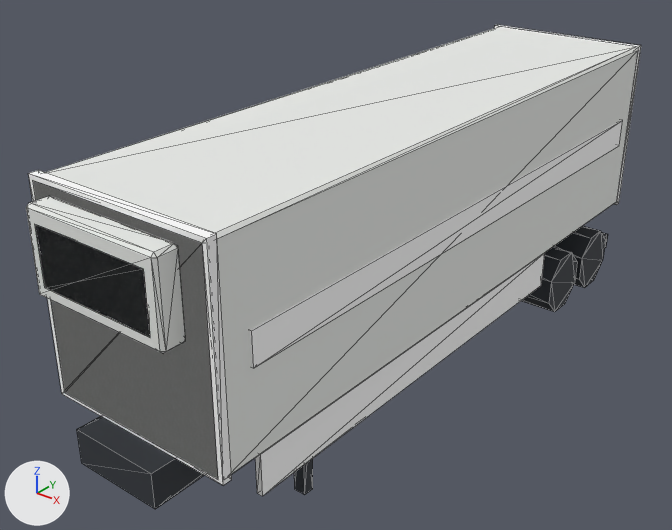
What one commit did to the glTF model public/models/rt_reefer_b.glb.
Camera for both pictures: a 50 mm camera at (6.74, -9.71, 7.27) aimed at (-0.52, -0.63, 1.64). Lighting does not change. The marker at lower left points along +X, +Y and +Z. The first picture is the older version. Mesh edges are drawn as thin lines. Vertices at exactly the same position are counted once.

In view in the first picture: 'body', 'cargo', 'dark', 'insul'.
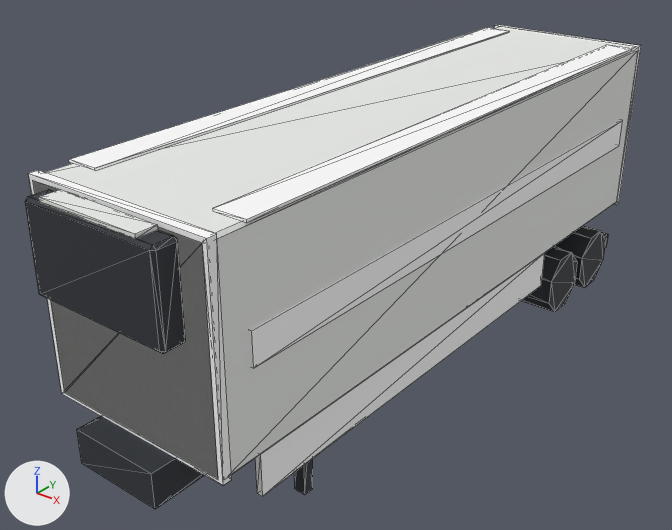
What differs and where, as boxes (x1, y1, x2, y2) in the pictures (672 x 530 px):
'insul', reshaped: before (26, 27, 637, 479); after (33, 27, 637, 479)
'cargo', reshaped: before (250, 120, 622, 368); after (69, 27, 632, 368)
'dark', reshaped: before (35, 224, 608, 509); after (25, 189, 608, 509)
part 1 of me_cargo, added: after (69, 27, 509, 171)
part 2 of me_cargo, added: after (213, 45, 632, 222)
part 3 of me_dark, added: after (25, 189, 185, 354)
part 4 of me_dark, deleted: before (35, 224, 150, 337)
part 5 of me_insul, added: after (38, 190, 158, 239)
part 6 of me_insul, deleted: before (26, 196, 185, 354)

Diff of the bpy script that builds the scene:
```diff
--- a/public/models/rt_reefer_b.glb.py
+++ b/public/models/rt_reefer_b.glb.py
@@ me_cargo @@
 # used by ob_cargo; location = (0.0, 0.0, 0.0)
-me_cargo.from_pydata(...)  # 8 vertices, 12 faces; spans x -1.29..1.29, y -4.18..4.45, z 2.41..2.83
+me_cargo.from_pydata(...)  # 24 vertices, 36 faces; spans x -1.29..1.29, y -4.18..4.45, z 2.41..3.98
+# me_cargo part 1: a new loose piece, a box spanning x -1.29..-0.86, y -4.18..4.45, z 3.95..3.98, in mat_cargo (white #ffffff)
+# me_cargo part 2: a new loose piece, a box spanning x 0.86..1.29, y -4.18..4.45, z 3.95..3.98, in mat_cargo (white #ffffff)
 me_cargo.materials.append(mat_cargo)
@@ me_dark @@
 # used by ob_dark; location = (0.0, 0.0, 0.0)
-me_dark.from_pydata(...)  # 72 vertices, 116 faces; spans x -1.22..1.22, y -5.0..5.0, z 0.0..3.65
+me_dark.from_pydata(...)  # 88 vertices, 148 faces; spans x -1.22..1.22, y -5.0..5.0, z 0.0..3.9
+# me_dark part 3: a new loose piece of 24 vertices spanning x -0.95..0.95, y -5.0..-4.68, z 2.8..3.9, in mat_dark (dark grey #30343a)
+# me_dark part 4: the loose piece of 8 vertices spanning x -0.8..0.8, y -5.0..-4.96, z 2.95..3.65 is deleted
 me_dark.materials.append(mat_dark)
@@ me_insul @@
 # used by ob_insul; location = (0.0, 0.0, 0.0)
-me_insul.from_pydata(...)  # 48 vertices, 88 faces; spans x -1.27..1.27, y -5.0..4.8, z 1.3..3.95
+me_insul.from_pydata(...)  # 32 vertices, 56 faces; spans x -1.27..1.27, y -4.98..4.8, z 1.3..3.95
+# me_insul part 5: a new loose piece, a box spanning x -0.7..0.7, y -4.98..-4.72, z 3.9..3.95, in mat_insul (white #e9ebe8)
+# me_insul part 6: the loose piece of 24 vertices spanning x -0.95..0.95, y -5.0..-4.68, z 2.8..3.83 is deleted
 me_insul.materials.append(mat_insul)
```
